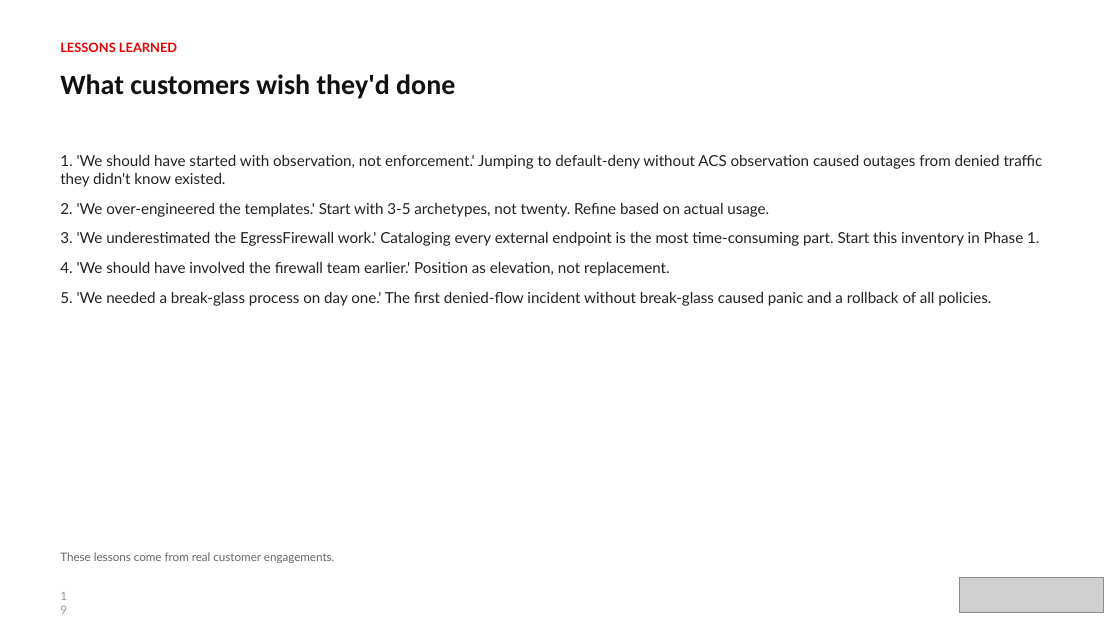
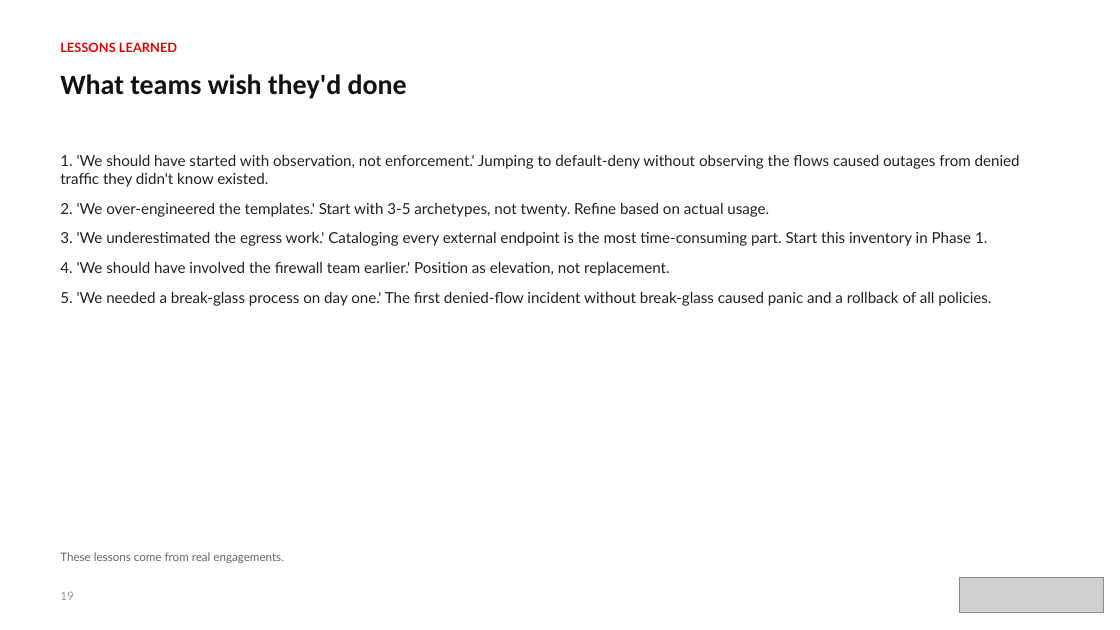
Before and after one commit to patterncatalyst/cloud-native-design-patterns, a slide deck: slide 19 of lgtm-presentation/Network-Policy-Process-Advisory.pptx. Drawn at 1120x630 pixels with LibreOffice and Linux fonts; fonts in the diff are those of the drawing; grey boxes stand for pictures. Boxes give left, top, right and bottom in pixels: in the first picture for what was removed or moved away, otherwise in the second. Text is boxed around its words. In the diff, an @@ line names an element or a change of style, - is before the commit and + after.

```diff
--- a/lgtm-presentation/Network-Policy-Process-Advisory.pptx
+++ b/lgtm-presentation/Network-Policy-Process-Advisory.pptx
@@ text at (60,74,407,99): text changed @@
-What customers wish they'd done
+What teams wish they'd done
@@ text at (60,155,1020,187): text changed @@
-1. 'We should have started with observation, not enforcement.' Jumping to default-deny without ACS observation caused outages from denied traffic they didn't know existed.
+1. 'We should have started with observation, not enforcement.' Jumping to default-deny without observing the flows caused outages from denied traffic they didn't know existed.
@@ text at (60,232,987,246): text changed @@
-3. 'We underestimated the EgressFirewall work.' Cataloging every external endpoint is the most time-consuming part. Start this inventory in Phase 1.
+3. 'We underestimated the egress work.' Cataloging every external endpoint is the most time-consuming part. Start this inventory in Phase 1.
@@ text at (60,552,284,563): text changed @@
-These lessons come from real customer engagements.
+These lessons come from real engagements.
@@ text "19" rewrapped from (52,585,80,607) to (60,591,73,600) @@
```
Also in this commit, not shown: 19 other slides changed, 6 other files.
